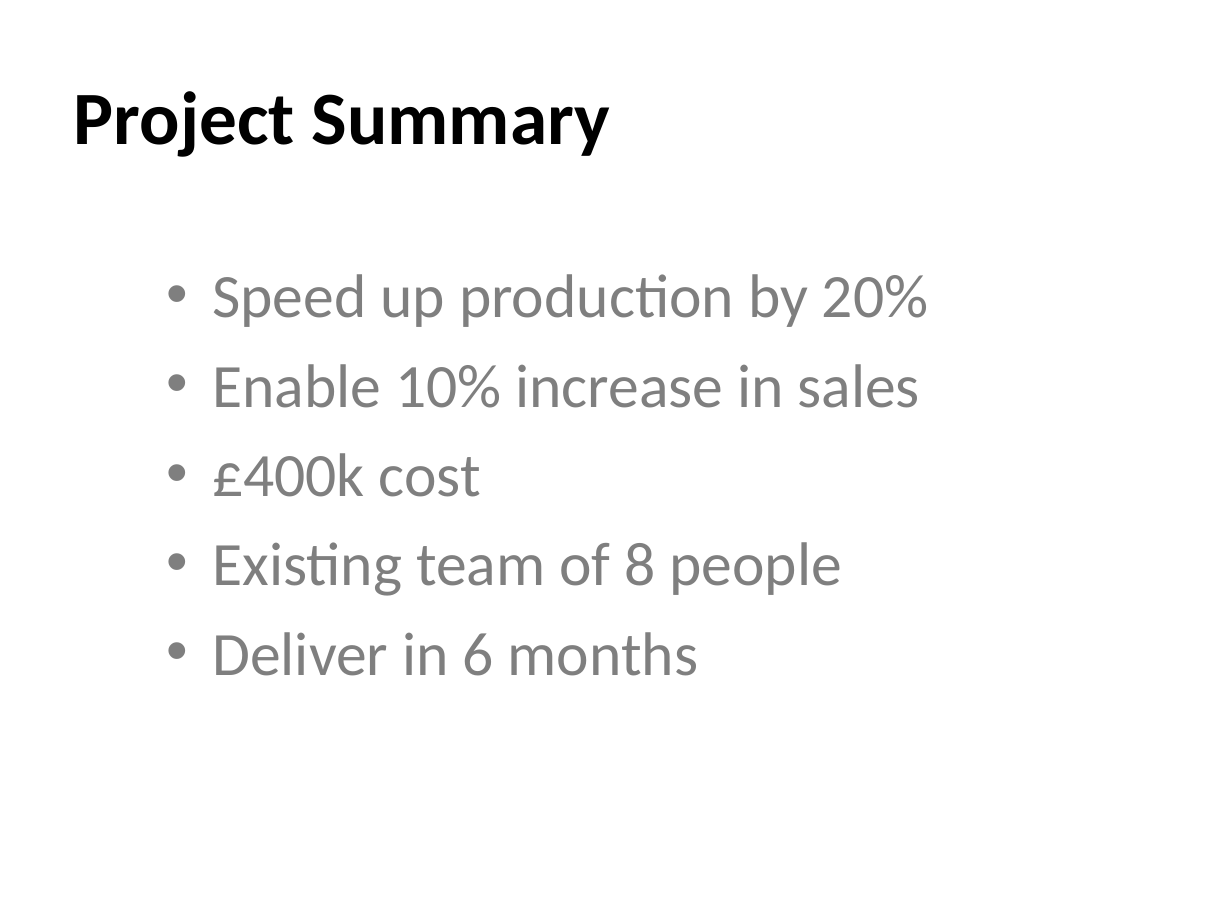
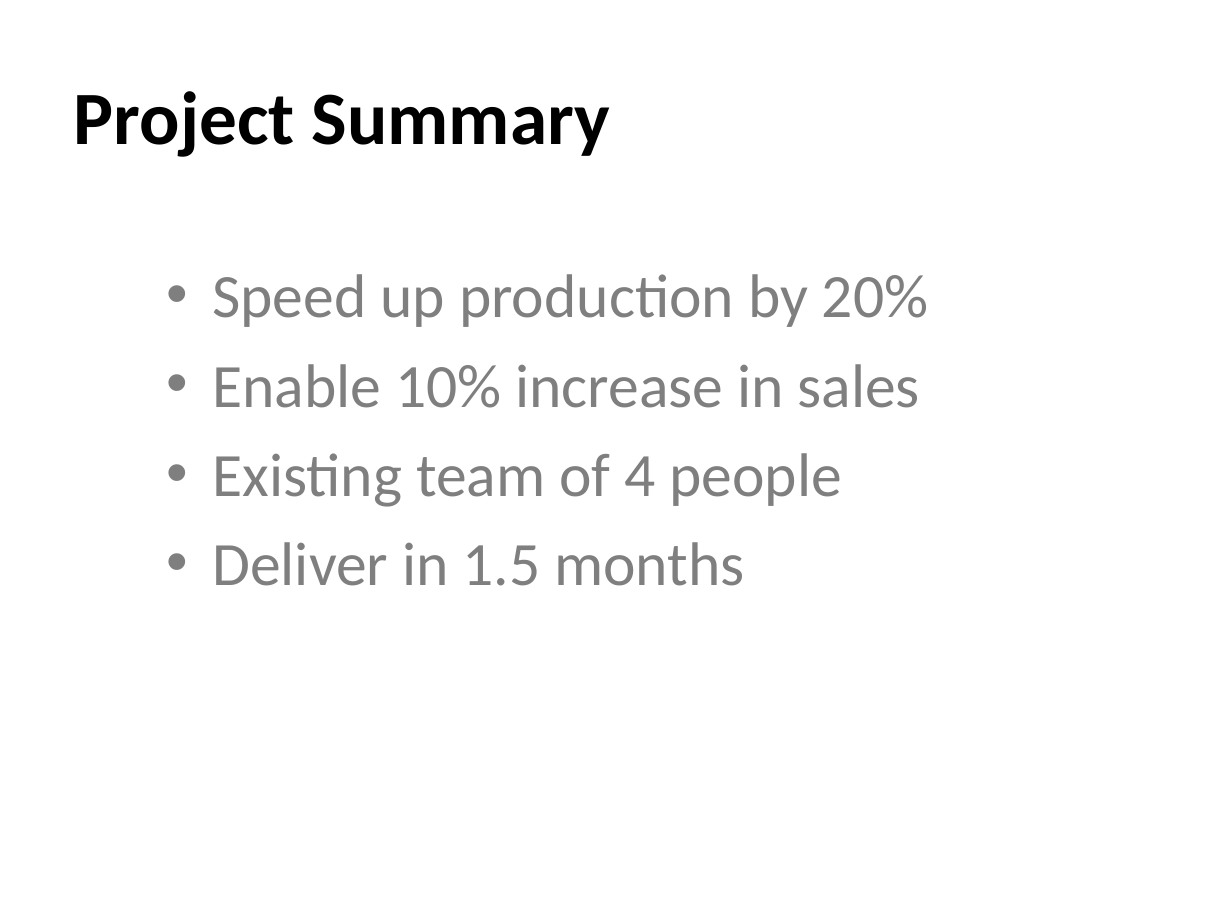
Before and after one commit to dwong2587/Jaco, a slide deck: slide 20 of Project-Initiation-Presentation-Jaco.ppt. Drawn at 1232x924 pixels with LibreOffice and Linux fonts; fonts in the diff are those of the drawing. Boxes give left, top, right and bottom in pixels: in the first picture for what was removed or moved away, otherwise in the second. Text is boxed around its words. In the diff, an @@ line names an element or a change of style, - is before the commit and + after.

Commit message:
PID
Summary

```diff
--- a/Project-Initiation-Presentation-Jaco.ppt
+++ b/Project-Initiation-Presentation-Jaco.ppt
@@ text at [212,453,841,586]: text changed @@
-• £400k cost
-• Existing team of 8 people
-• Deliver in 6 months
+• Existing team of 4 people
+• Deliver in 1.5 months
```
